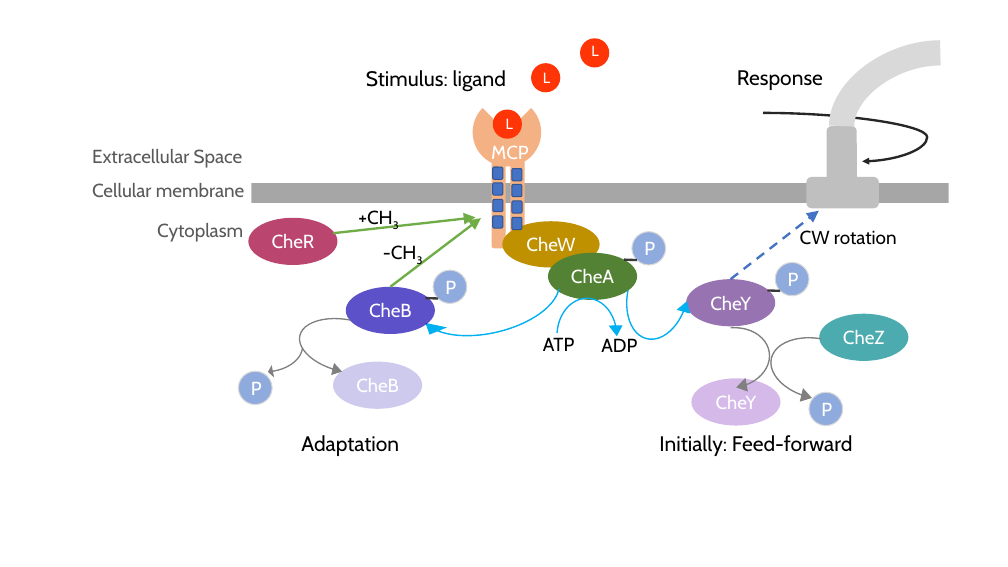
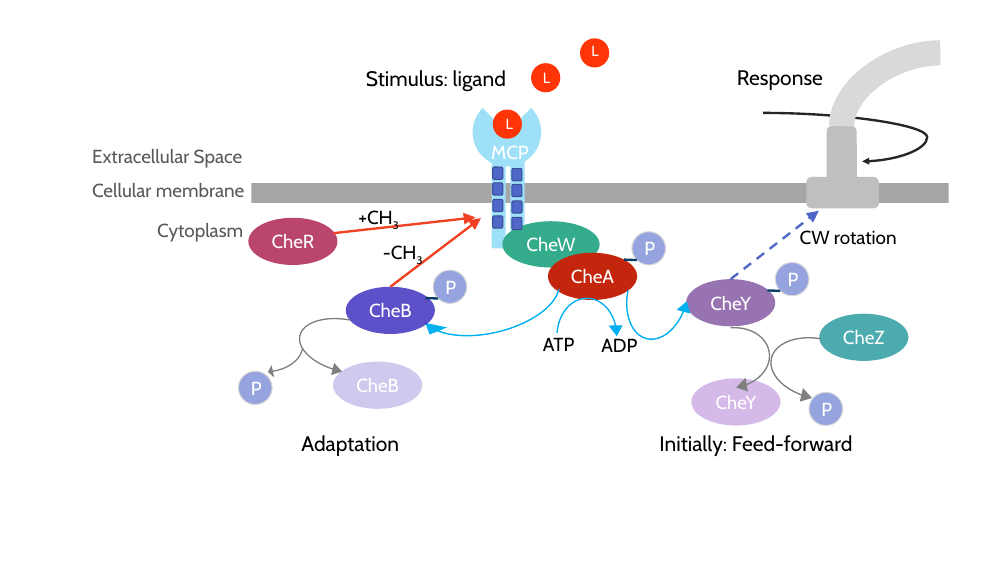
Before and after one commit to phcompeau/biological_modeling_course, a slide deck: slide 14 of figures/MMBS Figures.pptx. Drawn at 1008x567 pixels with LibreOffice and Linux fonts; fonts in the diff are those of the drawing; background and template pictures are left out. Boxes give left, top, right and bottom in pixels: in the first picture for what was removed or moved away, otherwise in the second. Text is boxed around its words. In the diff, an @@ line names an element or a change of style, - is before the commit and + after.

```diff
--- a/figures/MMBS Figures.pptx
+++ b/figures/MMBS Figures.pptx
@@ fill #F4B183 to #9EE0F8 in 3 elements at (458, 84, 556, 181), (492, 162, 506, 249), (510, 160, 525, 247) @@
@@ arrow (333, 234) - (476, 218): stroke #70AD47 2.25 pt to #F14124 2.25 pt @@
@@ arrow (390, 287) - (481, 219): stroke #70AD47 2.25 pt to #F14124 2.25 pt @@
@@ fill #4472C4 to #4E67C8; outline #325491 1 pt to #3A4C94 1 pt in 8 elements at (512, 169, 522, 181), (512, 185, 522, 197), (512, 201, 522, 213), (512, 218, 522, 230), (493, 167, 503, 179), (493, 183, 503, 195), (493, 200, 503, 212), (493, 216, 503, 228) @@
@@ ellipse "CheW" at (502, 222, 600, 268): fill #BF9000 to #34AC8B @@
@@ ellipse "CheA" at (548, 253, 637, 299): fill #548235 to #C3260C @@
@@ line (625, 259) - (637, 260): stroke #3B3838 2.25 pt to #073C65 2.25 pt @@
@@ fill #8FAADC to #95A4DE in 3 elements at (632, 231, 666, 265), (433, 270, 467, 303), (775, 262, 809, 296) @@
@@ line (426, 298) - (438, 299): stroke #3B3838 2.25 pt to #073C65 2.25 pt @@
@@ line (768, 290) - (780, 291): stroke #3B3838 2.25 pt to #073C65 2.25 pt @@
```
Also in this commit, not shown: 3 other slides changed, 1 slide added, 2 other files.
